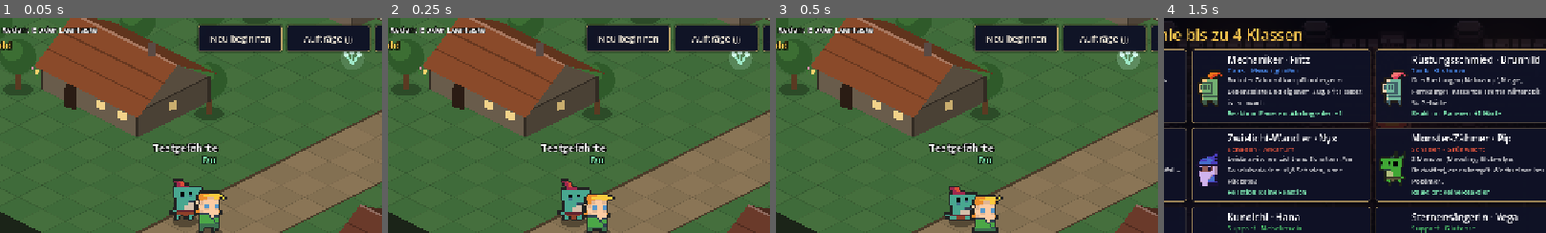
Above: before the commit, frames 1-4 (left to right).
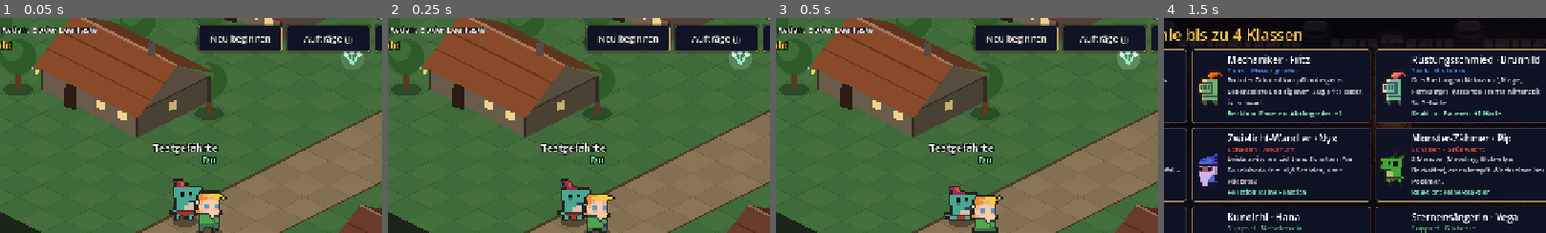
Above: after the commit, the same moments.

Repository: CazeX-studio/MiniKampf
Game: Godot game, scene res://scenes/kreuzweg.tscn
The game is run twice, just before and just after one commit, with the same random seed, the same clock (stepped at 60 frames per second) and the same inputs. This scene is started directly instead of the project's main scene.
Inputs:
- Up to frame 1 (0.05 s): no input
- Up to frame 2 (0.25 s): no input
- Up to frame 3 (0.5 s): no input
- Up to frame 4 (1.5 s): click "Menü" at 0.5 s; click "Kampf-Sandbox Alle 11 Klassen…" at 1.25 s
The pictures show only the part of the screen within x 23-73%, y 0-50%; the shares and areas given below are measured in that part.

The runs differ from the first frame. In frame 1, 1.1% of the frame differs, in the area x 58-98%, y 0-11%; in frame 2, 1.1%; in frame 3, 1.1%; in frame 4, nothing differs.

Commit message:
Häuser mit einem Feld Abstand zu Straßen und Marktplatz (Schmiede, Wohnhaus, Haus am Platz verschoben)
Co-Authored-By: Claude Opus 5.5 <noreply@anthropic.com>

Diff:
--- a/data/kreuzweg.json
+++ b/data/kreuzweg.json
@@ -4,7 +4,7 @@
 		"ye": {"name": "Ausbilder Ye", "feld": [29, 15], "aussehen": "wizzard_m", "farbe": "ccdbf2", "dialog": "ye", "wenn": {"nicht_gemerkt": "ausbildung_morgen"}},
 		"ye_tor": {"name": "Ausbilder Ye", "feld": [20, 38], "aussehen": "wizzard_m", "farbe": "ccdbf2", "dialog": "ye_tor", "wenn": {"gemerkt": "ausbildung_morgen"}},
 		"schreiberin": {"name": "Schreiberin Lene", "feld": [32, 15], "aussehen": "wizzard_f", "farbe": "ffe0b0", "dialog": "schreiberin"},
-		"schmiedin": {"name": "Schmiedin Marta", "feld": [35, 28], "aussehen": "knight_f", "farbe": "ffc8a0", "dialog": "schmiedin"},
+		"schmiedin": {"name": "Schmiedin Marta", "feld": [35, 29], "aussehen": "knight_f", "farbe": "ffc8a0", "dialog": "schmiedin"},
 		"bingo": {"name": "Handelsherr Bingo", "feld": [10, 33], "aussehen": "knight_m", "farbe": "ffd36b", "dialog": "bingo"},
 		"marv": {"name": "Marv", "feld": [20, 34], "aussehen": "elf_m", "farbe": "ffb070", "dialog": "marv",
 			"wenn": {"und": [{"auftrag": "erster_gruppenkampf", "stand": "abgegeben"}, {"auftrag": "fest", "stand": "neu"}]}, "anspringen": {"radius": 5}},
--- a/scripts/welt/world_state.gd
+++ b/scripts/welt/world_state.gd
@@ -118,15 +118,15 @@
 	# Wichtige Häuser
 	_building("Abenteurergilde", Rect2i(27, 9, 6, 4), 64.0, Color("8a5a3c"), "haus", Color("7a2f2a"))
 	_building("Bingos Laden", Rect2i(8, 28, 4, 4), 48.0, Color("a07a3a"), "haus", Color("3f6a8a"))
-	_building("Schmiede", Rect2i(33, 24, 4, 3), 42.0, Color("6a5048"), "haus", Color("3c3c44"))
-	_building("Wohnhaus", Rect2i(13, 9, 4, 3), 40.0, Color("7a6a5a"), "haus", Color("8a4a2a"))
+	_building("Schmiede", Rect2i(33, 25, 4, 3), 42.0, Color("6a5048"), "haus", Color("3c3c44"))
+	_building("Wohnhaus", Rect2i(14, 8, 4, 3), 40.0, Color("7a6a5a"), "haus", Color("8a4a2a"))
 	# Weitere Wohnhäuser ohne Namen
 	var houses := [
 		[Rect2i(14, 4, 3, 3), Color("8a7a62"), Color("6a3a2a")], [Rect2i(35, 8, 4, 3), Color("75685a"), Color("4a5a3a")],
 		[Rect2i(37, 13, 3, 3), Color("8c7458"), Color("7a2f2a")], [Rect2i(3, 14, 3, 3), Color("80705e"), Color("3f5a6a")],
 		[Rect2i(13, 35, 4, 3), Color("7c6c58"), Color("8a4a2a")], [Rect2i(4, 36, 3, 3), Color("8a7a62"), Color("5a3a4a")],
 		[Rect2i(27, 37, 3, 3), Color("75685a"), Color("6a3a2a")], [Rect2i(38, 30, 3, 3), Color("8c7458"), Color("3f5a6a")],
-		[Rect2i(14, 26, 3, 3), Color("80705e"), Color("7a2f2a")], [Rect2i(27, 2, 3, 3), Color("7c6c58"), Color("4a5a3a")],
+		[Rect2i(13, 28, 3, 3), Color("80705e"), Color("7a2f2a")], [Rect2i(27, 2, 3, 3), Color("7c6c58"), Color("4a5a3a")],
 	]
 	for h: Array in houses:
 		_building("", h[0], 34.0, h[1], "haus", h[2])
--- a/tests/welt_test.gd
+++ b/tests/welt_test.gd
@@ -17,15 +17,17 @@
 	var world := WorldState.new()
 	var p := world.add_player("a", "Test", "elf_m", Vector2i(22, 38))
 
-	# Kein Haus steht auf einer Straße (auch nicht auf der zugewachsenen)
+	# Kein Haus steht auf oder direkt an einer Straße oder dem Marktplatz (ein Feld Abstand)
 	var on_road := false
 	for bld: Dictionary in world.buildings:
-		for y in range(bld.rect.position.y, bld.rect.end.y):
-			for x in range(bld.rect.position.x, bld.rect.end.x):
-				if world.tile_at(Vector2i(x, y)) in [WorldState.Tile.ROAD, WorldState.Tile.OVERGROWN]:
+		if bld.art != "haus":
+			continue
+		for y in range(bld.rect.position.y - 1, bld.rect.end.y + 1):
+			for x in range(bld.rect.position.x - 1, bld.rect.end.x + 1):
+				if world.tile_at(Vector2i(x, y)) in [WorldState.Tile.ROAD, WorldState.Tile.OVERGROWN, WorldState.Tile.PLAZA]:
 					on_road = true
-	_check(not on_road, "Kein Haus steht auf einer Straße")
-	_check((Vector2(world.npcs.wache.cell) - Vector2(33, 24)).length() > 5.0, "Die Wache steht nicht direkt an der Schmiede")
+	_check(not on_road, "Kein Haus steht auf oder direkt an Straße oder Marktplatz")
+	_check((Vector2(world.npcs.wache.cell) - Vector2(33, 25)).length() > 5.0, "Die Wache steht nicht direkt an der Schmiede")
 
 	# Nach oben steuern: Der Spieler läuft auf dem Bildschirm nach oben (Feld x und y werden kleiner)
 	var start := p.pos
Not shown, changed: FORTSCHRITT.md
